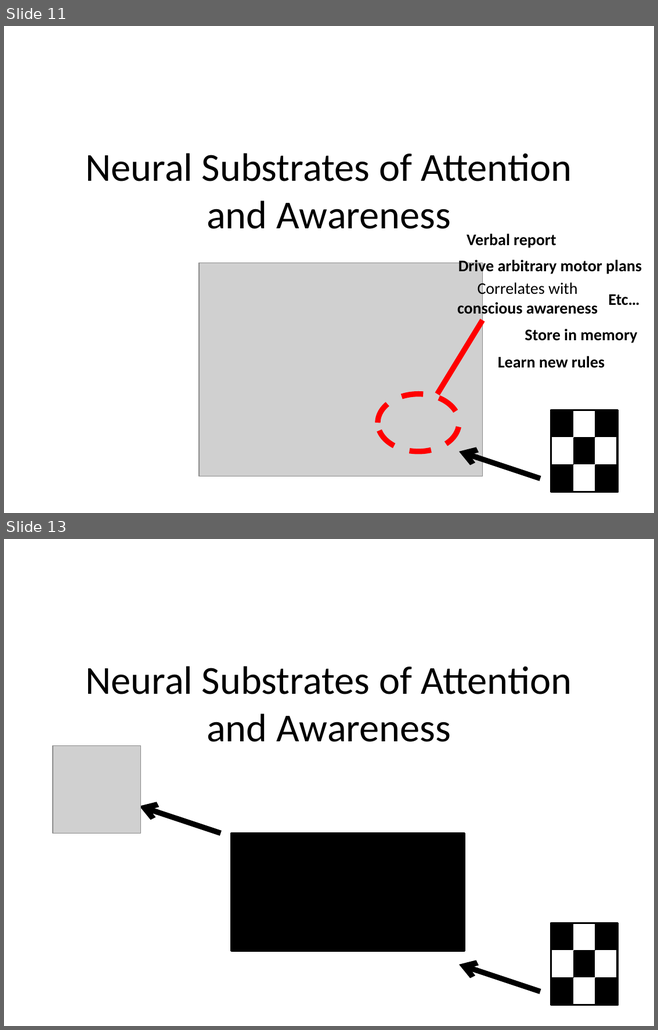
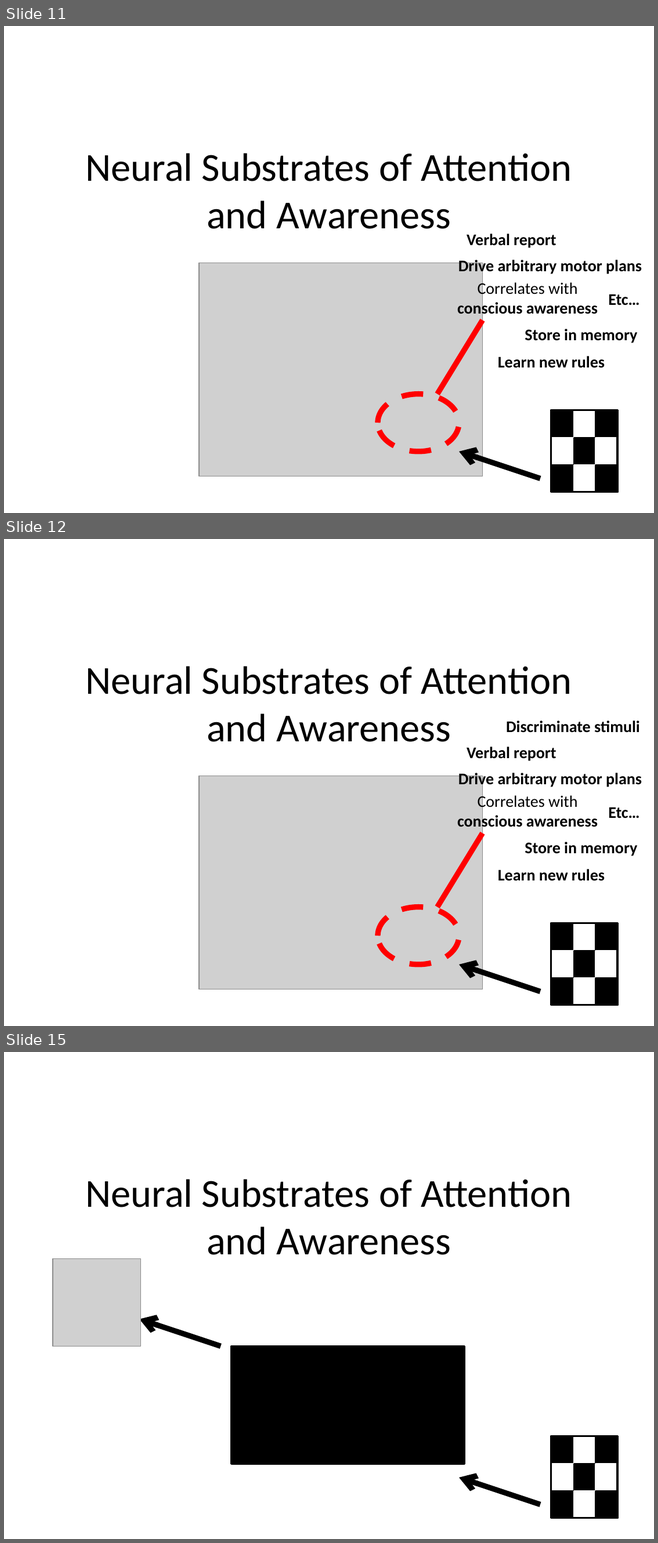
Before and after one commit to dbirman/att_awe, a slide deck: talks/20160823_mad_birman.pptx. Shown one above the other, each under a label of ours: slides 11 and 13 before the commit, slides 11, 12 and 15 after it; the slides between them are not shown. The pictures are 658x1030 and 658x1543 pixels, drawn with LibreOffice and Linux fonts; fonts in the diff are those of the drawing; grey boxes stand for pictures. Boxes give left, top, right and bottom in pixels: in the first picture for what was removed or moved away, otherwise in the second. Text is boxed around its words. In the diff, an @@ line names an element or a change of style, - is before the commit and + after.

```diff
--- a/talks/20160823_mad_birman.pptx
+++ b/talks/20160823_mad_birman.pptx
@@ slide 12 added at [4,539,654,1026], background #FFFFFF @@
@@ text added at [85,666,571,742], 44 pt, text #000000 @@
+Neural Substrates of Attention and Awareness
@@ text added at [506,721,590,733], 18 pt, text #000000, bold @@
+Discriminate stimuli
@@ text added at [466,747,556,761], 18 pt, text #000000, bold @@
+Verbal report
@@ picture added at [199,776,482,990] @@
@@ text added at [458,771,641,788], 18 pt, text #000000, bold @@
+Drive arbitrary motor plans
@@ text added at [457,794,597,831], 18 pt, text #000000, bold @@
+Correlates with
+conscious awareness
@@ text added at [608,808,639,819], 18 pt, text #000000, bold @@
+Etc…
@@ line added from (437, 907) to (482, 833), #FF0000 6 pt @@
@@ text added at [524,842,637,856], 18 pt, text #000000, bold @@
+Store in memory
@@ text added at [498,869,604,881], 18 pt, text #000000, bold @@
+Learn new rules
@@ ellipse added at [378,907,459,965], outline #FF0000 6 pt dashed @@
@@ group added at [551,924,617,1005]: 10 rectangles @@
@@ arrow added from (540, 992) to (459, 965), #000000 6 pt @@
@@ what was slide 13 is now slide 15 @@
```
Also in this commit, not shown: 16 slides changed, 5 other slides added, 6 slides removed.
